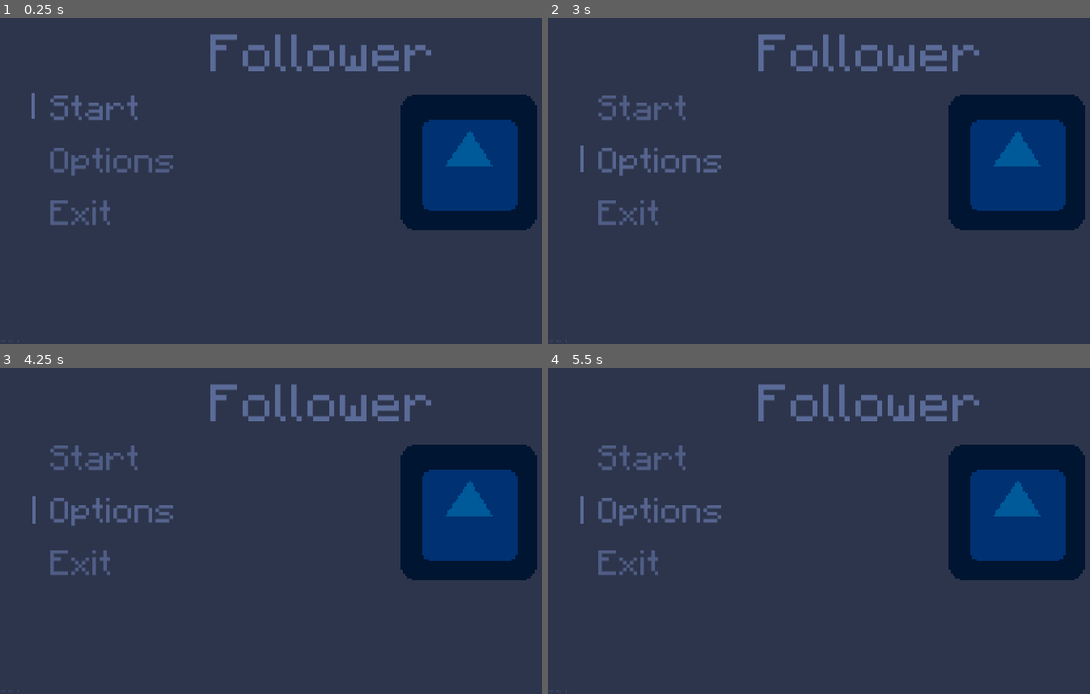
Above: before the commit, frames 1-4 (two rows, left to right).
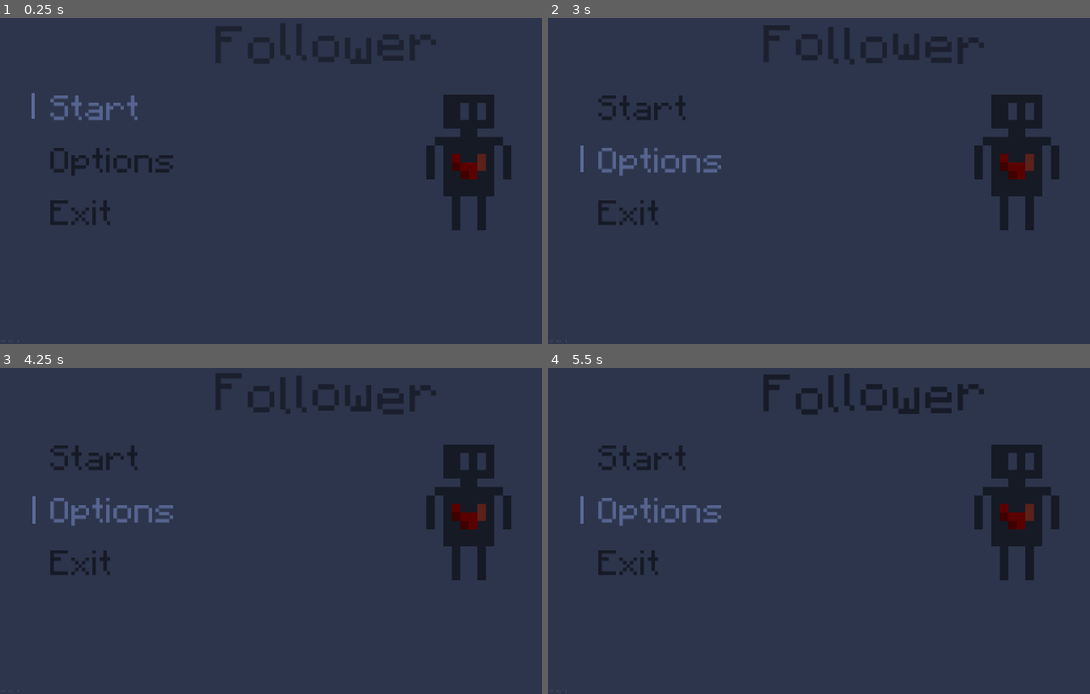
Above: after the commit, the same moments.

Repository: Quicksilver151/Follower
Game: Godot game, scene res://Scenes/Menu.tscn
Same seed, same stepped clock (60 frames per second), same inputs: the game is played once before the commit and once after it. The engine's default icon, where the game draws it, is replaced by a stand-in: a white triangle on a blue panel in a dark square.
Inputs:
- Up to frame 1 (0.25 s): no input
- Up to frame 2 (3 s): click "Start" at 0.5 s; click "Start" at 1.25 s; click "Start" at 2 s; click "Options" at 2.75 s
- Up to frame 3 (4.25 s): no input
- Up to frame 4 (5.5 s): no input

The runs differ from the first frame. In frame 1, 13% of the frame differs, in the area x 9-100%, y 1-66%; in frame 2, 13%; in frame 3, 13%; in frame 4, 13%.

Commit message:
followerised the menu with basic effects and icon

Diff:
--- a/Scenes/Menu.tscn
+++ b/Scenes/Menu.tscn
@@ -1,13 +1,17 @@
-[gd_scene load_steps=7 format=2]
+[gd_scene load_steps=9 format=2]
 
 [ext_resource path="res://Scenes/SceneCode/Menu.gd" type="Script" id=1]
 [ext_resource path="res://Assets/Fonts/FontResources/minecraft.ttf" type="DynamicFontData" id=2]
-[ext_resource path="res://icon.png" type="Texture" id=3]
+[ext_resource path="res://followerHeartHighRes.png" type="Texture" id=3]
+[ext_resource path="res://Scenes/Title.gd" type="Script" id=4]
 
-[sub_resource type="DynamicFont" id=1]
+[sub_resource type="DynamicFont" id=4]
 size = 128
 use_filter = true
 font_data = ExtResource( 2 )
+
+[sub_resource type="RichTextEffect" id=5]
+script = ExtResource( 4 )
 
 [sub_resource type="DynamicFont" id=2]
 size = 84
@@ -30,16 +34,17 @@
 margin_right = 1920.0
 margin_bottom = 1080.0
 
-[node name="Title" type="Label" parent="VBoxContainer"]
-margin_top = 28.0
+[node name="Title" type="RichTextLabel" parent="VBoxContainer"]
 margin_right = 1920.0
-margin_bottom = 287.0
+margin_bottom = 315.0
 size_flags_horizontal = 3
-size_flags_vertical = 6
-custom_fonts/font = SubResource( 1 )
-text = "
-Follower"
-align = 1
+size_flags_vertical = 7
+custom_colors/default_color = Color( 0.243137, 0.243137, 0.243137, 1 )
+custom_fonts/normal_font = SubResource( 4 )
+bbcode_enabled = true
+bbcode_text = "[wave freq=1 amp=64][center][pulse color=#555555 height=001 freq=3.0] Follower[/pulse]"
+text = " Follower"
+custom_effects = [ SubResource( 5 ) ]
 
 [node name="MarginContainer" type="MarginContainer" parent="VBoxContainer"]
 margin_top = 319.0
@@ -68,6 +73,7 @@
 margin_bottom = 91.0
 size_flags_horizontal = 5
 size_flags_vertical = 6
+custom_colors/font_color = Color( 0.243137, 0.243137, 0.243137, 1 )
 custom_fonts/font = SubResource( 2 )
 custom_styles/focus = SubResource( 3 )
 text = "  Start"
@@ -80,6 +86,7 @@
 margin_bottom = 246.0
 size_flags_horizontal = 5
 size_flags_vertical = 6
+custom_colors/font_color = Color( 0.243137, 0.243137, 0.243137, 1 )
 custom_fonts/font = SubResource( 2 )
 custom_styles/focus = SubResource( 3 )
 text = "  Options"
@@ -92,6 +99,7 @@
 margin_bottom = 401.0
 size_flags_horizontal = 5
 size_flags_vertical = 6
+custom_colors/font_color = Color( 0.243137, 0.243137, 0.243137, 1 )
 custom_fonts/font = SubResource( 2 )
 custom_styles/focus = SubResource( 3 )
 text = "  Exit"
@@ -99,7 +107,6 @@
 align = 0
 
 [node name="TextureRect" type="TextureRect" parent="VBoxContainer/MarginContainer/HBoxContainer"]
-modulate = Color( 0, 0.835294, 1, 1 )
 margin_left = 862.0
 margin_right = 1720.0
 margin_bottom = 401.0
--- /dev/null
+++ b/Scenes/Title.gd
@@ -0,0 +1,21 @@
+tool
+extends RichTextEffect
+class_name RichTextPulse
+
+# Syntax: [pulse color=#00FFAA height=0.0 freq=2.0][/pulse]
+
+# Define the tag name.
+var bbcode = "pulse"
+
+func _process_custom_fx(char_fx):
+	# Get parameters, or use the provided default value if missing.
+	var color = char_fx.env.get("color", char_fx.color)
+	var height = char_fx.env.get("height", 0.0)
+	var freq = char_fx.env.get("freq", 2.0)
+
+	var sined_time = (sin(char_fx.elapsed_time * freq) + 1.0) / 2.0
+	var y_off = sined_time * height
+	color.a = 1.0
+	char_fx.color = char_fx.color.linear_interpolate(color, sined_time)
+	char_fx.offset = Vector2(0, -1) * y_off
+	return true
--- a/project.godot
+++ b/project.godot
@@ -8,8 +8,14 @@
 
 config_version=4
 
-_global_script_classes=[  ]
+_global_script_classes=[ {
+"base": "RichTextEffect",
+"class": "RichTextPulse",
+"language": "GDScript",
+"path": "res://Scenes/Title.gd"
+} ]
 _global_script_class_icons={
+"RichTextPulse": ""
 }
 
 [application]
Binary file added: followerHeartHighRes.png
Not shown, added: followerHeartHighRes.png.import
